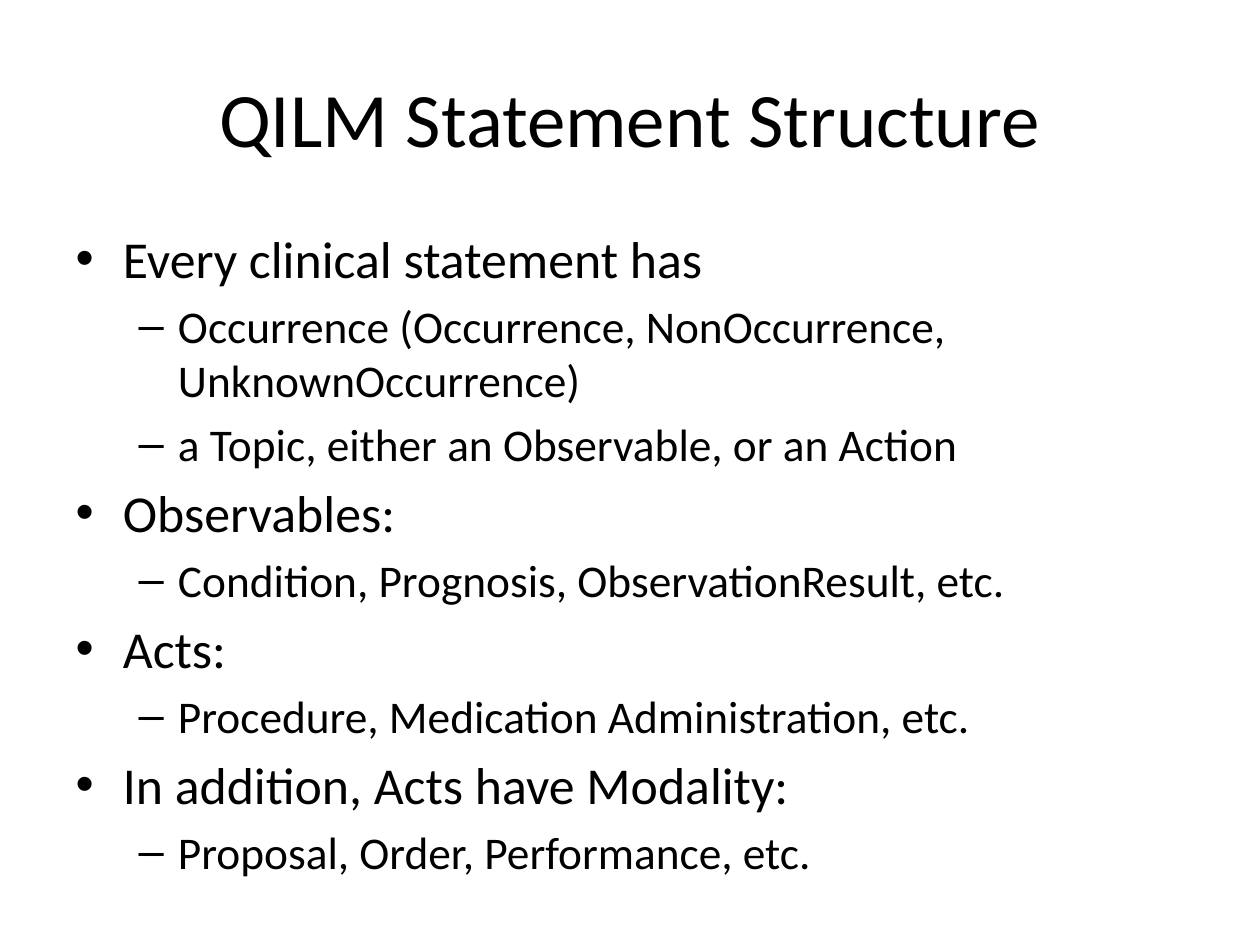
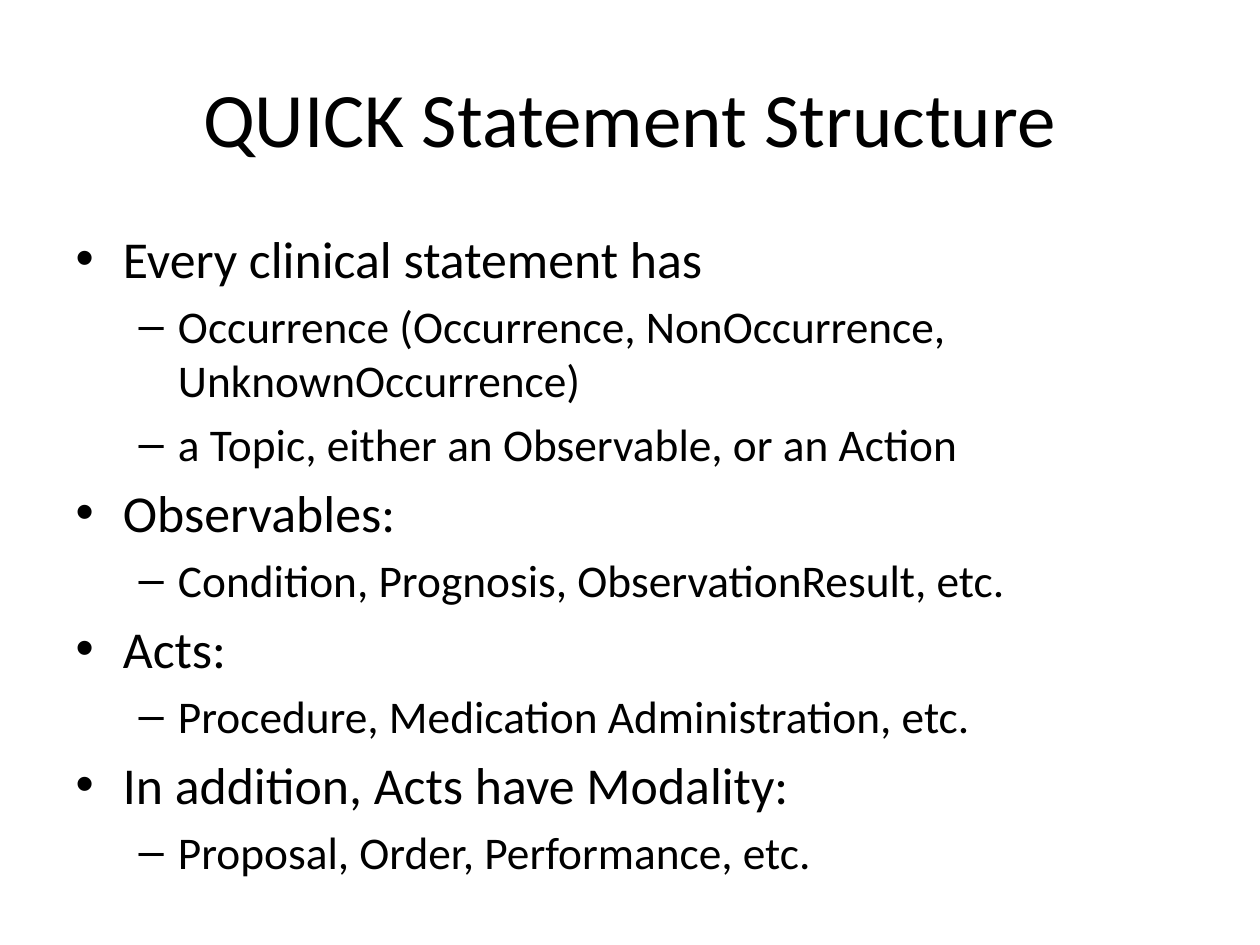
Before and after one commit to cqframework/OneModel, a slide deck: slide 7 of CQL/Documents/CQL_Technical_Introduction_20140604.pptx. Drawn at 1260x945 pixels with LibreOffice and Linux fonts; fonts in the diff are those of the drawing. Boxes give left, top, right and bottom in pixels: in the first picture for what was removed or moved away, otherwise in the second. Text is boxed around its words. In the diff, an @@ line names an element or a change of style, - is before the commit and + after.

```diff
--- a/CQL/Documents/CQL_Technical_Introduction_20140604.pptx
+++ b/CQL/Documents/CQL_Technical_Introduction_20140604.pptx
@@ title at (203, 97, 1055, 158): text changed @@
-QILM Statement Structure
+QUICK Statement Structure
```
Also in this commit, not shown: 2 other slides changed, 1 other file.
